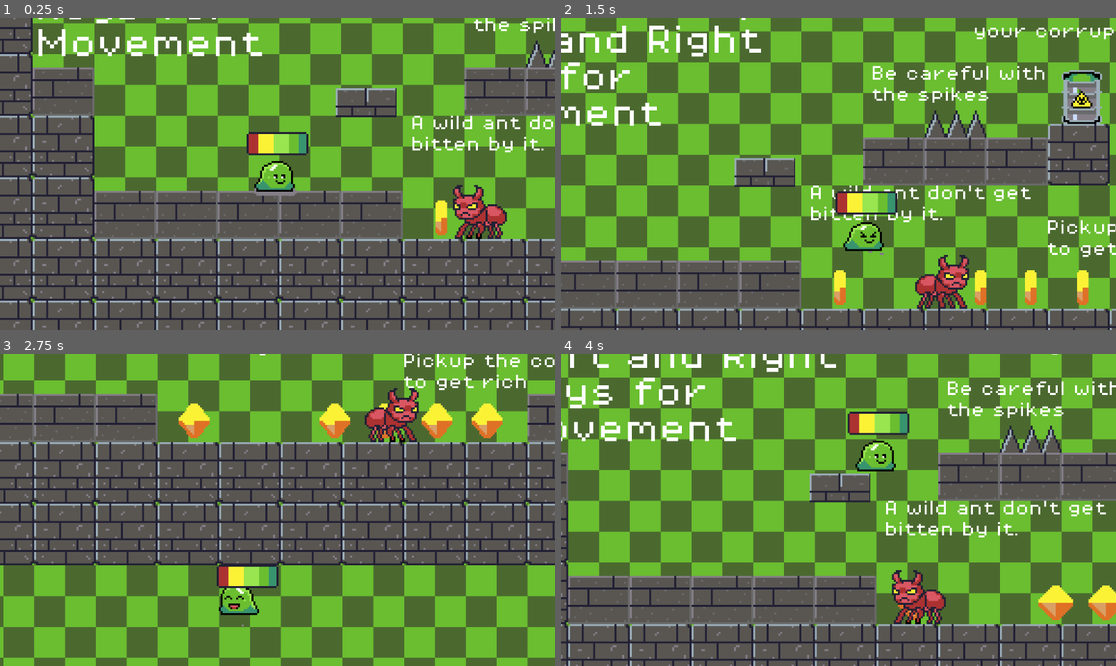
Above: before the commit, frames 1-4 (two rows, left to right).
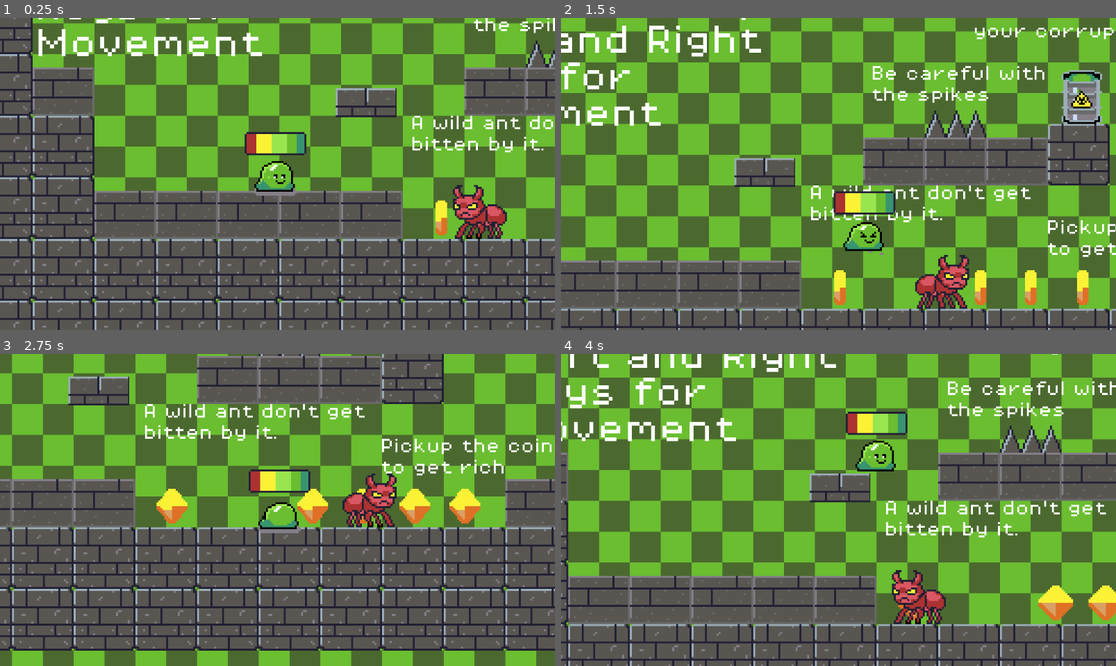
Above: after the commit, the same moments.

Repository: ShwetaShaw76/CorruptionLab
Game: Godot game, scene res://scenes/game.tscn
Two runs of this game, one before a commit and one after it. Both use one fixed random seed, a clock stepped at 60 frames per second and the inputs below.
Inputs:
- Up to frame 1 (0.25 s): no input
- Up to frame 2 (1.5 s): tap Enter at 0.5 s; hold D (move_right) from 0.53 s (still down); tap Space (jump) at 0.77 s
- Up to frame 3 (2.75 s): tap Space (jump) at 1.52 s; release D (move_right) at 2.03 s; hold A (move_left) from 2.03 s (still down)
- Up to frame 4 (4 s): release A (move_left) at 2.78 s; hold D (move_right) from 2.78 s (still down); tap Space (jump) at 3.02, 3.77 s

The runs differ from the first frame. In frame 1, 0.2% of the frame differs, in the area x 44-56%, y 36-45%; in frame 2, 0.2%; in frame 3, 80%, in the area x 0-100%, y 0-100%; in frame 4, 0.2%.

Commit message:
added death animation and trying to fix the coin sound and pickup delay duration

Diff:
--- a/scenes/coin.tscn
+++ b/scenes/coin.tscn
@@ -57,6 +57,45 @@
 [sub_resource type="CircleShape2D" id="CircleShape2D_kfxoj"]
 radius = 7.0
 
+[sub_resource type="Animation" id="Animation_11l1o"]
+length = 0.001
+tracks/0/type = "value"
+tracks/0/imported = false
+tracks/0/enabled = true
+tracks/0/path = NodePath("CollisionShape2D:visible")
+tracks/0/interp = 1
+tracks/0/loop_wrap = true
+tracks/0/keys = {
+"times": PackedFloat32Array(0),
+"transitions": PackedFloat32Array(1),
+"update": 1,
+"values": [true]
+}
+tracks/1/type = "value"
+tracks/1/imported = false
+tracks/1/enabled = true
+tracks/1/path = NodePath("CollisionShape2D:disabled")
+tracks/1/interp = 1
+tracks/1/loop_wrap = true
+tracks/1/keys = {
+"times": PackedFloat32Array(0),
+"transitions": PackedFloat32Array(1),
+"update": 1,
+"values": [false]
+}
+tracks/2/type = "value"
+tracks/2/imported = false
+tracks/2/enabled = true
+tracks/2/path = NodePath("PickupSound:playing")
+tracks/2/interp = 1
+tracks/2/loop_wrap = true
+tracks/2/keys = {
+"times": PackedFloat32Array(0),
+"transitions": PackedFloat32Array(1),
+"update": 1,
+"values": [false]
+}
+
 [sub_resource type="Animation" id="Animation_d14el"]
 resource_name = "new_animation"
 tracks/0/type = "value"
@@ -110,45 +149,6 @@
 }]
 }
 
-[sub_resource type="Animation" id="Animation_11l1o"]
-length = 0.001
-tracks/0/type = "value"
-tracks/0/imported = false
-tracks/0/enabled = true
-tracks/0/path = NodePath("CollisionShape2D:visible")
-tracks/0/interp = 1
-tracks/0/loop_wrap = true
-tracks/0/keys = {
-"times": PackedFloat32Array(0),
-"transitions": PackedFloat32Array(1),
-"update": 1,
-"values": [true]
-}
-tracks/1/type = "value"
-tracks/1/imported = false
-tracks/1/enabled = true
-tracks/1/path = NodePath("CollisionShape2D:disabled")
-tracks/1/interp = 1
-tracks/1/loop_wrap = true
-tracks/1/keys = {
-"times": PackedFloat32Array(0),
-"transitions": PackedFloat32Array(1),
-"update": 1,
-"values": [false]
-}
-tracks/2/type = "value"
-tracks/2/imported = false
-tracks/2/enabled = true
-tracks/2/path = NodePath("PickupSound:playing")
-tracks/2/interp = 1
-tracks/2/loop_wrap = true
-tracks/2/keys = {
-"times": PackedFloat32Array(0),
-"transitions": PackedFloat32Array(1),
-"update": 1,
-"values": [false]
-}
-
 [sub_resource type="AnimationLibrary" id="AnimationLibrary_wnlwo"]
 _data = {
 &"RESET": SubResource("Animation_11l1o"),
--- /dev/null
+++ b/scenes/damage_zone.tscn
@@ -0,0 +1,3 @@
+[gd_scene format=3 uid="uid://crkgpalyx56kq"]
+
+[node name="damageZone" type="Area2D"]
--- a/scenes/game.tscn
+++ b/scenes/game.tscn
@@ -388,7 +388,7 @@
 Your collected
 x coins"
 
-[node name="player" parent="." instance=ExtResource("1_uwrxv")]
+[node name="player" parent="." groups=["player"] instance=ExtResource("1_uwrxv")]
 position = Vector2(29, 41)
 
 [node name="StaticBody2D" type="StaticBody2D" parent="player"]
@@ -407,8 +407,8 @@
 offset_bottom = -4.0
 script = ExtResource("4_rysoc")
 
-[node name="HealthBar" parent="player/HealthBar" instance=ExtResource("5_ssvqc")]
-position = Vector2(23, 16)
+[node name="Health_Bar" parent="player/HealthBar" instance=ExtResource("5_ssvqc")]
+position = Vector2(22, 16)
 
 [node name="TileMap" type="TileMap" parent="."]
 tile_set = SubResource("TileSet_ca42v")
--- a/scenes/health_bar.tscn
+++ b/scenes/health_bar.tscn
@@ -77,9 +77,9 @@
 "speed": 5.0
 }]
 
-[node name="HealthBar" type="Area2D"]
+[node name="Health_Bar" type="Area2D"]
 
 [node name="AnimatedSprite2D" type="AnimatedSprite2D" parent="."]
 sprite_frames = SubResource("SpriteFrames_5xgdr")
-animation = &"0%"
+animation = &"full"
 autoplay = "full"
--- a/scenes/player.tscn
+++ b/scenes/player.tscn
@@ -234,8 +234,10 @@
 [node name="AnimatedSprite2D" type="AnimatedSprite2D" parent="."]
 position = Vector2(0, -8)
 sprite_frames = SubResource("SpriteFrames_tuyoq")
-animation = &"damage"
+animation = &"dying"
 autoplay = "idle"
+frame = 2
+frame_progress = 0.833602
 
 [node name="CollisionShape2D" type="CollisionShape2D" parent="."]
 position = Vector2(2, -10)
--- a/scripts/heath_bar.gd
+++ b/scripts/heath_bar.gd
@@ -1,12 +1,31 @@
 extends TextureProgressBar
 @onready var health_bar: Area2D = $HealthBar
+@onready var animated_sprite: AnimatedSprite2D = $AnimatedSprite2D
+
 
 
 
 var maxHealth: int = 100
 var health : int = maxHealth
 
-func take_damage(amount: int):
+func take_damage(amount=20):
 	health -= amount
 	health = clamp(health , 0 , maxHealth)
 	health_bar.value = health
+	if health <= 80:
+		animated_sprite.play("80%")
+	elif health == 60:
+		animated_sprite.play("60%")
+	elif health == 40:
+		animated_sprite.play("40%")
+	elif health == 20:
+		animated_sprite.play("20%")
+	elif health == 0:
+		animated_sprite.play("0%")
+		get_tree().reload_current_scene()
+
+func zero_health():
+
+	health = 0
+	value = health
+	animated_sprite.play("0%")
--- a/scripts/killzone.gd
+++ b/scripts/killzone.gd
@@ -4,10 +4,20 @@
 
 
 
+
 func _on_body_entered(body):
-	print("You died")
-	Engine.time_scale = 0.5
-	body.get_node("CollisionShape2D").queue_free()
+
+	if body.is_in_group("player"):
+		print("You died")
+		Engine.time_scale = 0.5
+		if body.has_method("play_death_animation"):
+			body.play_death_animation()
+
+			var health = get_tree().root.get_node("Game/player/HealthBar/Health_Bar")
+			if health.has_method("zero_health"):
+				health.zero_health()
+
+
 	timer.start()
 
 
--- a/scripts/player.gd
+++ b/scripts/player.gd
@@ -1,12 +1,16 @@
 extends CharacterBody2D
 
-
+var is_dead = false
 const SPEED = 120.0
 const JUMP_VELOCITY = -350.0
 @onready var animated_sprite: AnimatedSprite2D = $AnimatedSprite2D
 
 
 func _physics_process(delta: float) -> void:
+
+	if is_dead:
+		return
+
 	# Add the gravity.
 	if not is_on_floor():
 		velocity += get_gravity() * delta
@@ -24,7 +28,7 @@
 	elif direction < 0:
 		animated_sprite.flip_h = true
 
-	#play animation
+
 	if is_on_floor():
 		if direction == 0:
 			animated_sprite.play("idle")
@@ -35,9 +39,21 @@
 
 
 
+
 	if direction:
 		velocity.x = direction * SPEED
 	else:
 		velocity.x = move_toward(velocity.x, 0, SPEED)
 
+
+
 	move_and_slide()
+
+
+func play_death_animation():
+	if is_dead:
+		return
+	is_dead = true
+	velocity = Vector2.ZERO
+	print("I'm dead")
+	animated_sprite.play("dying")
